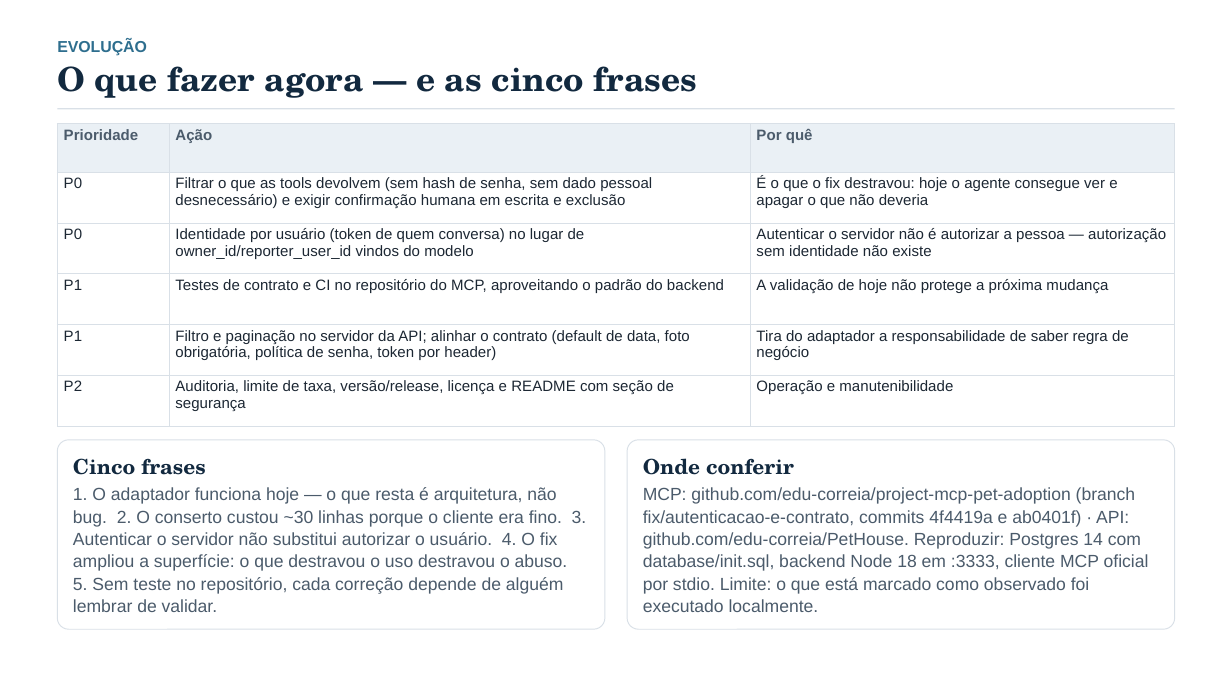
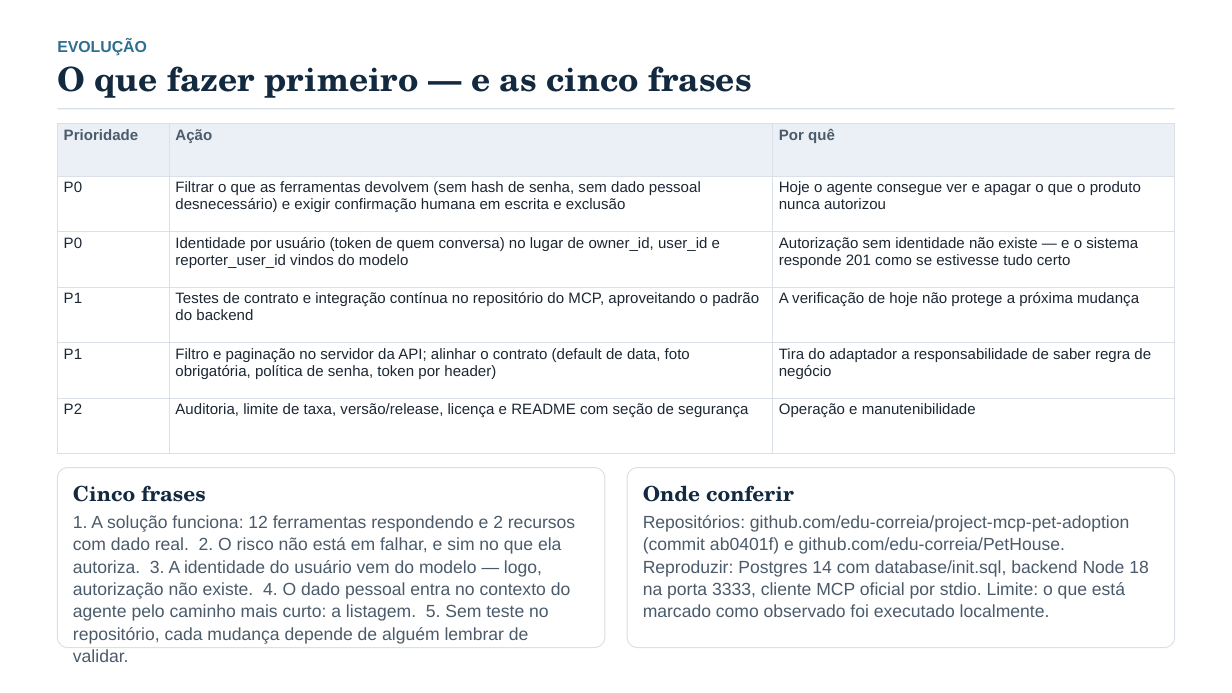
Before and after one commit to edu-correia/project-mcp-pet-adoption, a slide deck: slide 15 of docs/apresentacao-analise-pethouse-mcp.pptx (slide 16 before the commit). Drawn at 1232x693 pixels with LibreOffice and Linux fonts; fonts in the diff are those of the drawing. Boxes give left, top, right and bottom in pixels: in the first picture for what was removed or moved away, otherwise in the second. Text is boxed around its words. In the diff, an @@ line names an element or a change of style, - is before the commit and + after.

Commit message:
docs: apresenta a analise da solucao no estado atual (15 slides, sem antes/depois)
- deck reescrito: numeros e tese, arquitetura da ponte, inventario das 12 tools,
  metodo de verificacao, casos de uso, demo, tres insucessos e seguranca
- removidas as referencias a correcao/versao anterior: o material descreve o
  sistema como ele e (publico nao tem contexto de mudanca)
- roteiro de falas refeito para 4 pessoas sobre os 15 slides

```diff
--- a/docs/apresentacao-analise-pethouse-mcp.pptx
+++ b/docs/apresentacao-analise-pethouse-mcp.pptx
@@ text at [57,66,752,98]: text changed @@
-O que fazer agora — e as cinco frases
+O que fazer primeiro — e as cinco frases
@@ table at [57,124,1175,454] @@
-row 2, column 2: Filtrar o que as tools devolvem (sem hash de senha, sem dado pessoal desnecessário) e exigir confirmação humana em escrita e exclusão
+row 2, column 2: Filtrar o que as ferramentas devolvem (sem hash de senha, sem dado pessoal desnecessário) e exigir confirmação humana em escrita e exclusão
-row 2, column 3: É o que o fix destravou: hoje o agente consegue ver e apagar o que não deveria
+row 2, column 3: Hoje o agente consegue ver e apagar o que o produto nunca autorizou
-row 3, column 2: Identidade por usuário (token de quem conversa) no lugar de owner_id/reporter_user_id vindos do modelo
+row 3, column 2: Identidade por usuário (token de quem conversa) no lugar de owner_id, user_id e reporter_user_id vindos do modelo
-row 3, column 3: Autenticar o servidor não é autorizar a pessoa — autorização sem identidade não existe
+row 3, column 3: Autorização sem identidade não existe — e o sistema responde 201 como se estivesse tudo certo
-row 4, column 2: Testes de contrato e CI no repositório do MCP, aproveitando o padrão do backend
+row 4, column 2: Testes de contrato e integração contínua no repositório do MCP, aproveitando o padrão do backend
-row 4, column 3: A validação de hoje não protege a próxima mudança
+row 4, column 3: A verificação de hoje não protege a próxima mudança
@@ rounded rectangle: place and size @@
-rounded rectangle at [57,440,605,629]
+rounded rectangle at [57,468,605,648]
@@ rounded rectangle: place and size @@
-rounded rectangle at [628,440,1176,629]
+rounded rectangle at [628,468,1176,648]
@@ text "Cinco frases": place and size @@
-text "Cinco frases" at [73,458,587,612]
+text "Cinco frases" at [73,485,575,644]
@@ text "Onde conferir": place and size @@
-text "Onde conferir" at [643,458,1149,612]
+text "Onde conferir" at [643,485,1149,617]
@@ text at [73,515,575,644]: text changed @@
-1. O adaptador funciona hoje — o que resta é arquitetura, não bug. 2. O conserto custou ~30 linhas porque o cliente era fino. 3. Autenticar o servidor não substitui autorizar o usuário. 4. O fix ampliou a superfície: o que destravou o uso destravou o abuso. 5. Sem teste no repositório, cada correção depende de alguém lembrar de validar.
+1. A solução funciona: 12 ferramentas respondendo e 2 recursos com dado real. 2. O risco não está em falhar, e sim no que ela autoriza. 3. A identidade do usuário vem do modelo — logo, autorização não existe. 4. O dado pessoal entra no contexto do agente pelo caminho mais curto: a listagem. 5. Sem teste no repositório, cada mudança depende de alguém lembrar de validar.
@@ text at [643,515,1149,617]: text changed @@
-MCP: github.com/edu-correia/project-mcp-pet-adoption (branch fix/autenticacao-e-contrato, commits 4f4419a e ab0401f) · API: github.com/edu-correia/PetHouse. Reproduzir: Postgres 14 com database/init.sql, backend Node 18 em :3333, cliente MCP oficial por stdio. Limite: o que está marcado como observado foi executado localmente.
+Repositórios: github.com/edu-correia/project-mcp-pet-adoption (commit ab0401f) e github.com/edu-correia/PetHouse. Reproduzir: Postgres 14 com database/init.sql, backend Node 18 na porta 3333, cliente MCP oficial por stdio. Limite: o que está marcado como observado foi executado localmente.
```
Also in this commit, not shown: 14 other slides changed, 1 slide removed, 4 other files.
